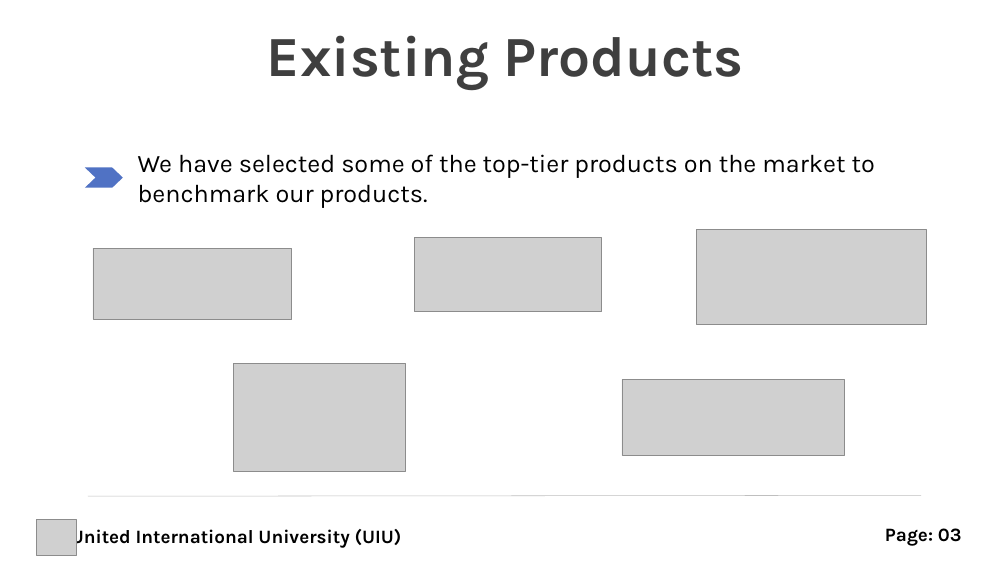
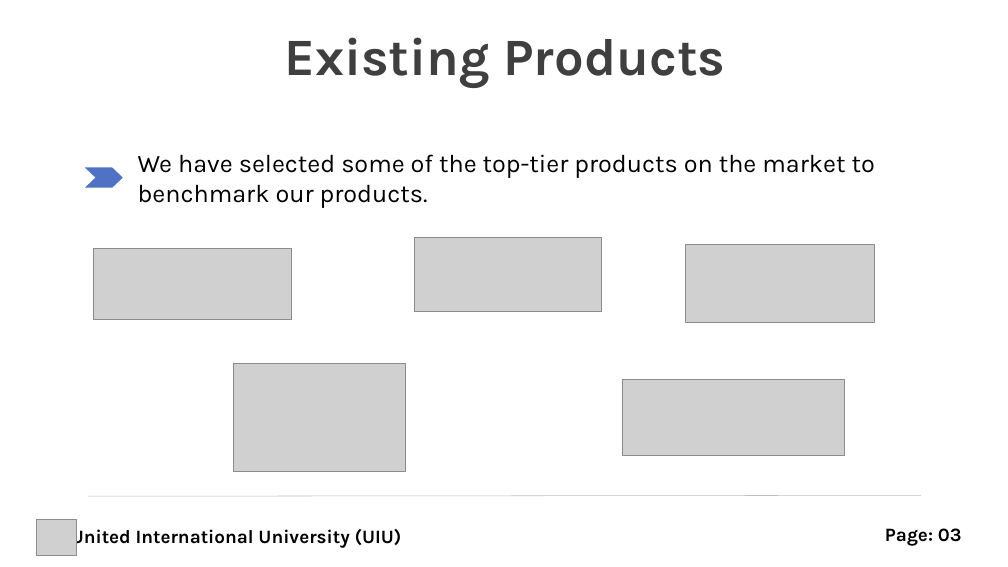
Before and after one commit to rayhanalshorif133/MSCSE-UIU, a slide deck: slide 4 of CSE-6159-SSA/ProTutorBD.pptx. Drawn at 1008x567 pixels with LibreOffice and Linux fonts; fonts in the diff are those of the drawing; grey boxes stand for pictures. Boxes give left, top, right and bottom in pixels: in the first picture for what was removed or moved away, otherwise in the second. Text is boxed around its words. In the diff, an @@ line names an element or a change of style, - is before the commit and + after.

```diff
--- a/CSE-6159-SSA/ProTutorBD.pptx
+++ b/CSE-6159-SSA/ProTutorBD.pptx
@@ text "Existing Products" at (x1=284, y1=37, x2=725, y2=87): size 54 to 50 pt @@
@@ picture resized from (x1=696, y1=229, x2=926, y2=324) to (x1=686, y1=244, x2=875, y2=322) @@
```
Also in this commit, not shown: 6 other slides changed, 6 slides added, 2 slides removed.
